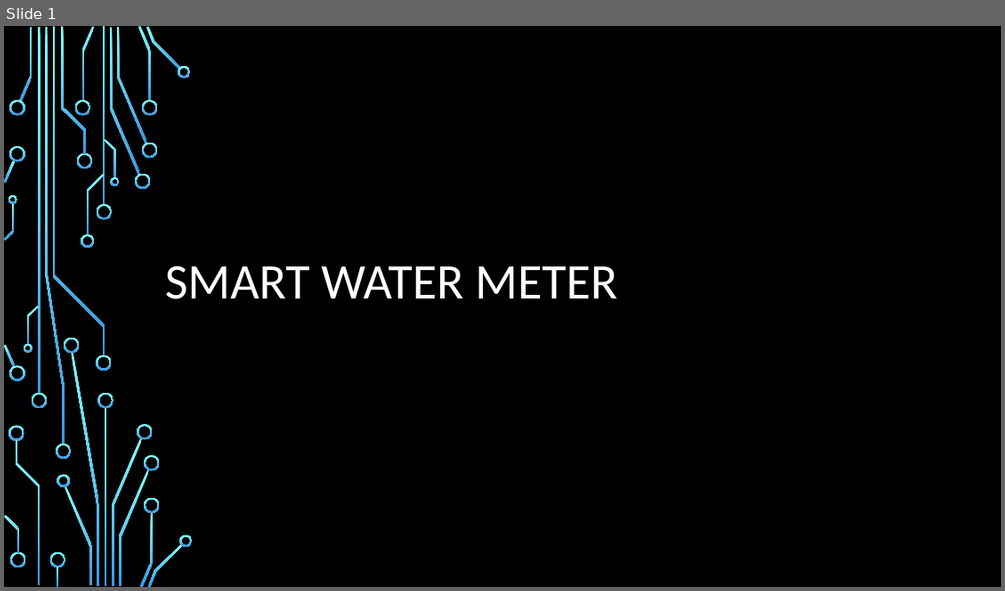
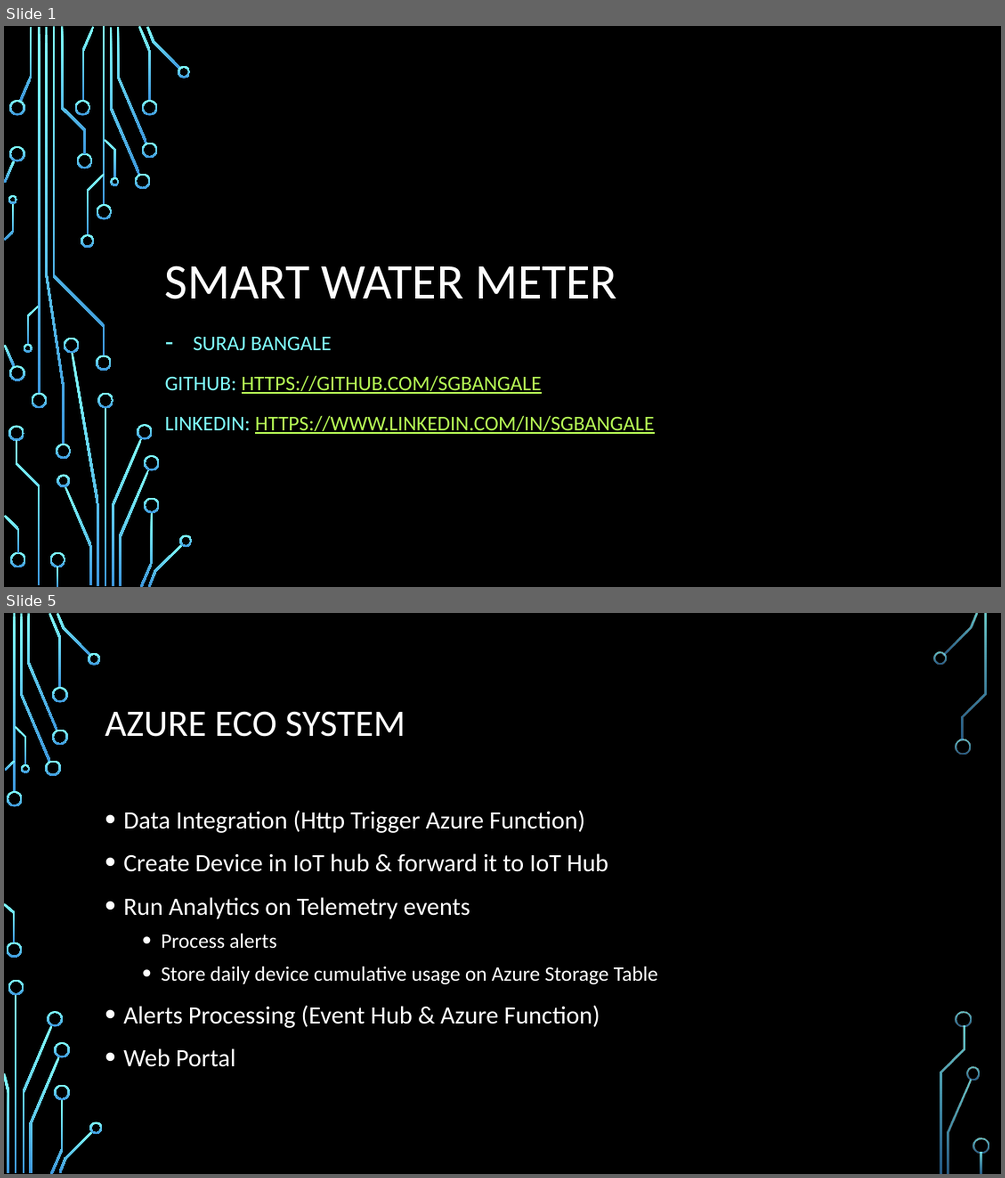
Before and after one commit to sgbangale/iot-swmsb, a slide deck: documents/Smart Water Meter.pptm. Shown one above the other, each under a label of ours: slide 1 before the commit, slides 1 and 5 after it; the slides between them are not shown. The pictures are 1005x591 and 1005x1178 pixels, drawn with LibreOffice and Linux fonts; fonts in the diff are those of the drawing; background and template pictures are left out. Boxes give left, top, right and bottom in pixels: in the first picture for what was removed or moved away, otherwise in the second. Text is boxed around its words. In the diff, an @@ line names an element or a change of style, - is before the commit and + after.

```diff
--- a/documents/Smart Water Meter.pptm
+++ b/documents/Smart Water Meter.pptm
@@ slide 5 added at [4,613,1001,1174], background picture (left out) @@
@@ title added at [105,711,405,737], 36 pt, text #FFFFFF @@
+AZURE ECO SYSTEM
@@ text added at [123,810,658,1067], 24 pt, text #FFFFFF @@
+• Data Integration (Http Trigger Azure Function)
+• Create Device in IoT hub & forward it to IoT Hub
+• Run Analytics on Telemetry events
+  • Process alerts
+  • Store daily device cumulative usage on Azure Storage Table
+• Alerts Processing (Event Hub & Azure Function)
+• Web Portal
@@ group added at [4,613,989,1174]: 33 freeform shapes, 3 rectangles @@
@@ slide 1 changed as well @@
@@ subtitle added at [165,337,654,434], 20 pt, text #B8FA56, underline @@
+– SURAJ BANGALE
+GITHUB: HTTPS://GITHUB.COM/SGBANGALE
+LINKEDIN: HTTPS://WWW.LINKEDIN.COM/IN/SGBANGALE
```
Also in this commit, not shown: 1 other slide changed, 5 other slides added, 2 slides removed.
